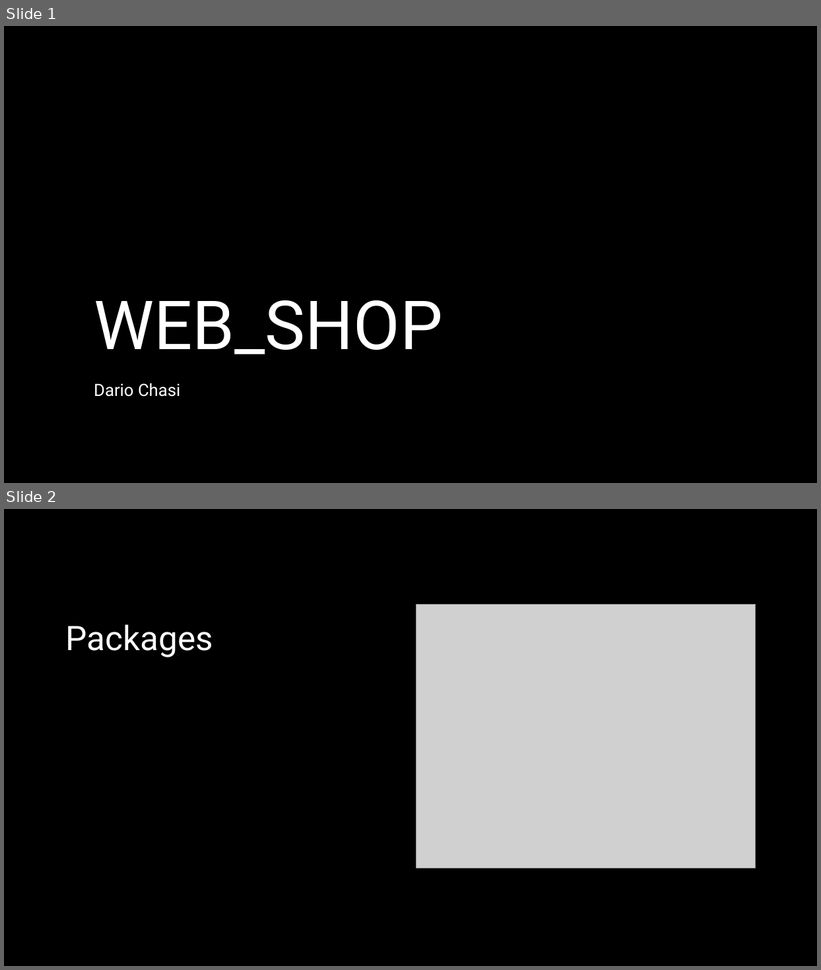
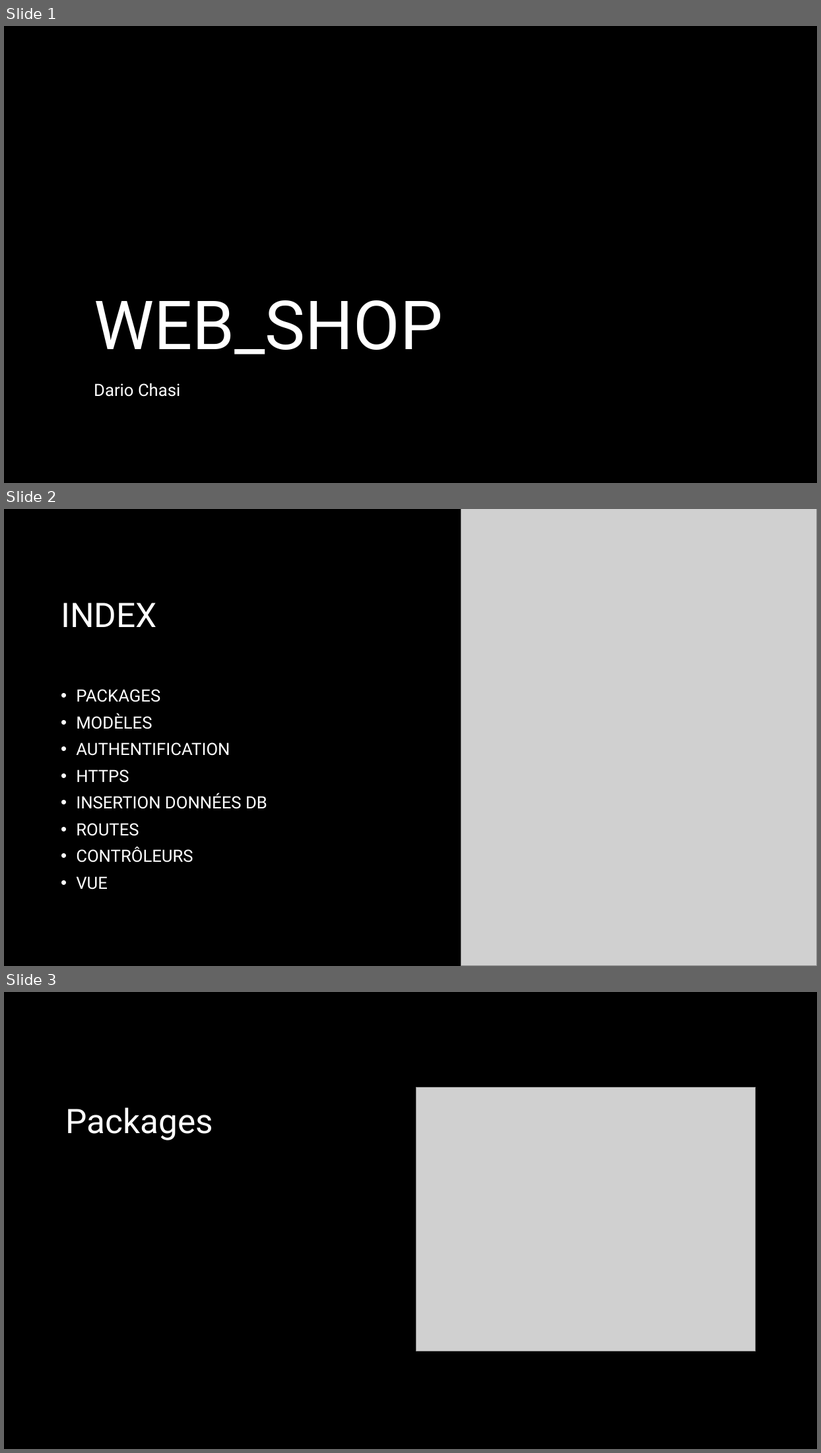
Before and after one commit to darchasi/WebShop, a slide deck: Infos/X-Web_shop-Presentation-darchasi.pptx. Shown one above the other, each under a label of ours: slides 1 and 2 before the commit, slides 1, 2 and 3 after it. The pictures are 821x970 and 821x1453 pixels, drawn with LibreOffice and Linux fonts; fonts in the diff are those of the drawing; grey boxes stand for pictures; background and template pictures are left out. Boxes give left, top, right and bottom in pixels: in the first picture for what was removed or moved away, otherwise in the second. Text is boxed around its words. In the diff, an @@ line names an element or a change of style, - is before the commit and + after.

```diff
--- a/Infos/X-Web_shop-Presentation-darchasi.pptx
+++ b/Infos/X-Web_shop-Presentation-darchasi.pptx
@@ slide 2 added at [4, 509, 817, 966], background #000000 @@
@@ picture added at [461, 509, 817, 966] @@
@@ title added at [61, 603, 156, 627], 40 pt, text #FFFFFF @@
+INDEX
@@ text added at [76, 689, 267, 890], 20 pt, text #FFFFFF @@
+• PACKAGES
+• MODÈLES
+• AUTHENTIFICATION
+• HTTPS
+• INSERTION DONNÉES DB
+• ROUTES
+• CONTRÔLEURS
+• VUE
@@ what was slide 2 is now slide 3 @@
```
Also in this commit, not shown: 1 slide changed, 1 slide removed, 3 other files.
